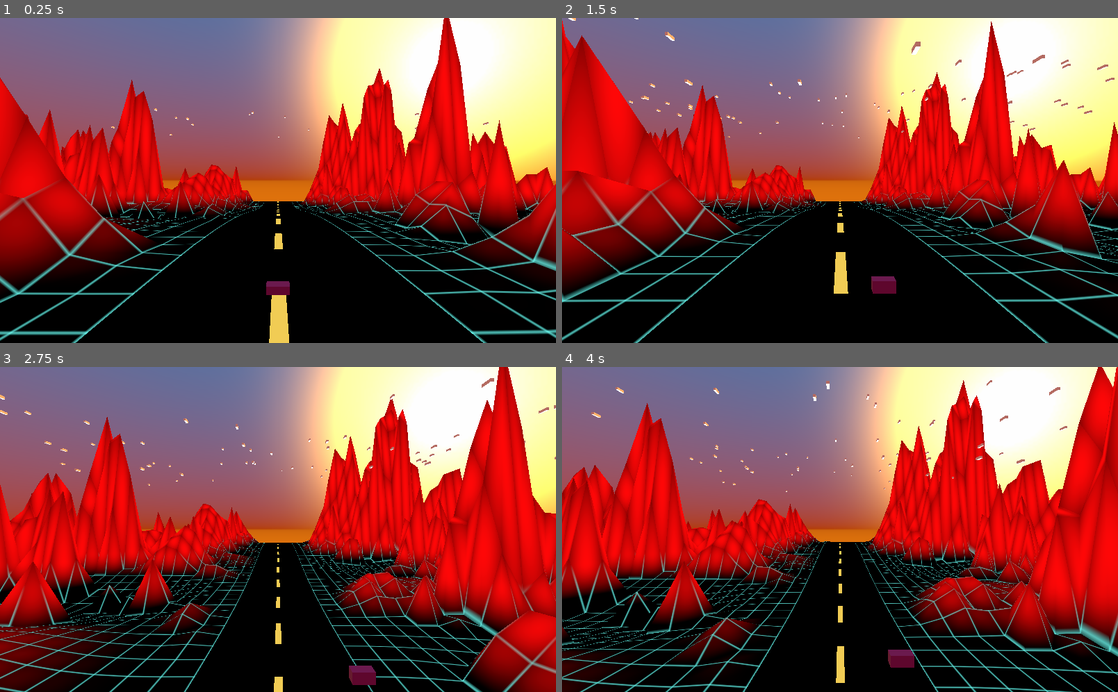
Above: before the commit, frames 1-4 (two rows, left to right).
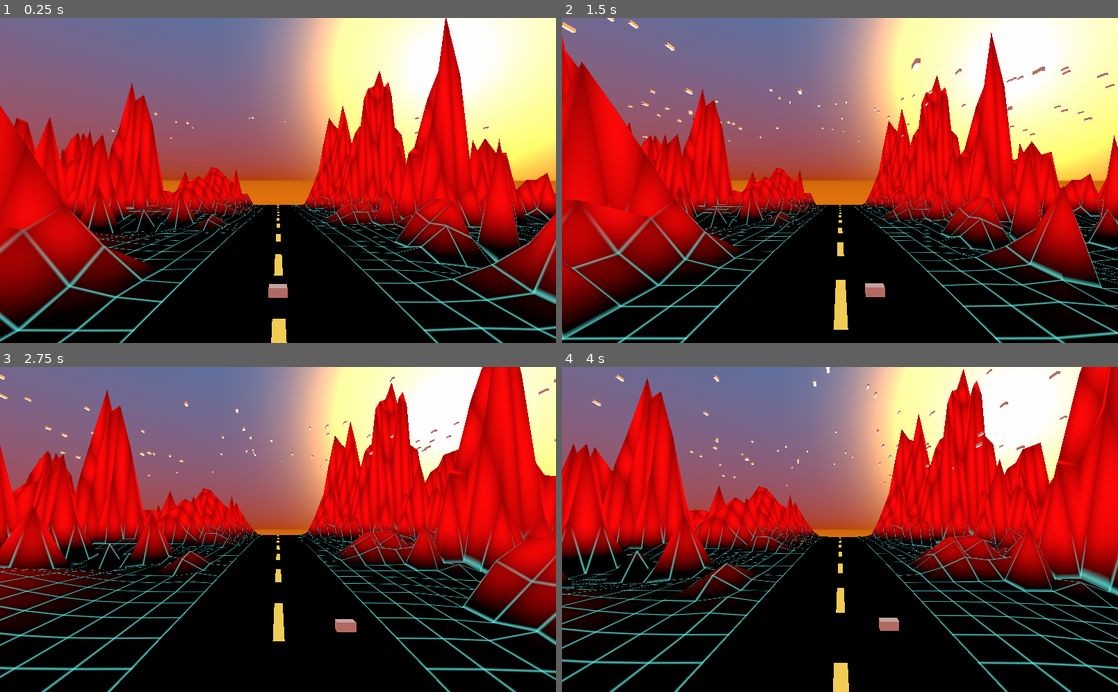
Above: after the commit, the same moments.

Repository: ilyaev/godot-synthwave-rider
Game: Godot game, scene res://World.tscn
Same seed, same stepped clock (60 frames per second), same inputs: the game is played once before the commit and once after it.
Inputs:
- Up to frame 1 (0.25 s): no input
- Up to frame 2 (1.5 s): hold Right (ui_right) 0.53-1.28 s; hold Down (ui_down) from 1.28 s (still down)
- Up to frame 3 (2.75 s): release Down (ui_down) at 2.03 s; hold Right (ui_right) from 2.03 s (still down)
- Up to frame 4 (4 s): release Right (ui_right) at 2.78 s; hold Up (ui_up) 2.78-3.53 s; hold Left (ui_left) from 3.53 s (still down)

The runs differ from the first frame. In frame 1, 26% of the frame differs, in the area x 0-100%, y 0-100%; in frame 2, 28%; in frame 3, 43%; in frame 4, 41%.

Commit message:
fix: wave camera/ship synchronization

Diff:
--- a/World.gd
+++ b/World.gd
@@ -6,6 +6,7 @@
 var ship
 var maxSpeed = 50
 var camera
+var waveYdistortion
 
 func _ready():
 	ship = $Ship
@@ -26,8 +27,12 @@
 		velocity.y = min(0, velocity.y + .2)
 
 	coords += velocity * delta
+
+	waveYdistortion = $Wave.waveYdistortion
+
 	ship.transform.origin.x = coords.x
-	ship.transform.origin.y = 1 - sin((coords.y - 2) / 10)*.1
+	ship.transform.origin.y = sin((17 - coords.y) / waveYdistortion) + .2
+	camera.transform.origin.y = sin((21 - coords.y) / waveYdistortion) + 2.5
 
 func getCoords():
 	return coords
--- a/World.tscn
+++ b/World.tscn
@@ -16,13 +16,12 @@
 tangential_accel = 0.5
 tangential_accel_random = 0.67
 
-[sub_resource type="CubeMesh" id=4]
+[sub_resource type="CubeMesh" id=2]
 size = Vector3( 0.2, 0.6, 0.2 )
 
-[sub_resource type="CubeMesh" id=1]
+[sub_resource type="CubeMesh" id=3]
 
-[sub_resource type="SpatialMaterial" id=2]
-albedo_color = Color( 0.52549, 0.00392157, 0.494118, 1 )
+[sub_resource type="SpatialMaterial" id=4]
 
 [node name="Spatial" type="Spatial"]
 script = ExtResource( 3 )
@@ -30,6 +29,7 @@
 [node name="Camera" type="Camera" parent="."]
 transform = Transform( 1, 0, 0, 0, 1, 0, 0, 0, 1, 0, 2, 21 )
 environment = ExtResource( 4 )
+current = true
 script = ExtResource( 1 )
 
 [node name="Wave" parent="." instance=ExtResource( 5 )]
@@ -42,11 +42,14 @@
 amount = 120
 lifetime = 3.0
 speed_scale = 2.0
-process_material = SubResource( 3 )
-draw_pass_1 = SubResource( 4 )
+process_material = SubResource( 1 )
+draw_pass_1 = SubResource( 2 )
 
 [node name="Ship" type="MeshInstance" parent="."]
-transform = Transform( 0.2, 0, 0, 0, 0.1, 0, 0, 0, 0.1, 0, 1, 18 )
-mesh = SubResource( 1 )
-material/0 = SubResource( 2 )
+transform = Transform( 0.2, 0, 0, 0, 0.1, 0, 0, 0, 0.1, 0, 0, 17 )
+mesh = SubResource( 3 )
+material/0 = SubResource( 4 )
 script = ExtResource( 2 )
+
+[node name="Camera2" type="Camera" parent="."]
+transform = Transform( 0.173648, 0.0566895, 0.983175, 0, 0.998342, -0.057564, -0.984808, 0.00999589, 0.17336, 4.34907, 1.86109, 17.8197 )
--- a/components/wave/SynthWave.shader
+++ b/components/wave/SynthWave.shader
@@ -12,6 +12,8 @@
 uniform vec4 base_color : hint_color;
 uniform bool base_color_show;
 uniform vec4 road_color : hint_color;
+uniform float waveYdistortion : hint_range(0, 100);
+uniform float waveXdistortion : hint_range(0, 100);
 
 float N21(vec2 p) {
     return fract(sin(p.x*223.32+p.y*5677.)*4332.23);
@@ -36,10 +38,13 @@
 
     vec2 distortion = vec2(0.);
 
-    distortion.y = sin((VERTEX.z - pos) / 10.);
-    // distortion.y += texture(noise_major, (vec2((VERTEX.z - pos), .1))).r;
+    if (waveYdistortion != 0.) {
+        distortion.y = sin((VERTEX.z - t) / waveYdistortion);
+    }
 
-    // distortion.x = sin((VERTEX.z - pos) / 10.); // + TIME * 0.) * sin(TIME);
+    if (waveXdistortion != 0.) {
+        distortion.x = sin((VERTEX.z - pos) / waveXdistortion);
+    }
 
     VERTEX.xy += distortion;
 
--- a/components/wave/Wave.gd
+++ b/components/wave/Wave.gd
@@ -1,4 +1,7 @@
 extends MeshInstance
+
+export var waveYdistortion = 15;
+export var waveXdistortion = 0;
 
 var pos = 0;
 var glPos = 0.0;
@@ -35,21 +38,14 @@
 	else:
 		rot -= rotA;
 
-
-
-
-
 	var cameraShift = Vector3(0, -sin((pos - 1)/10), fmod(pos, step));
 
-	# camera.rotation = Vector3(0,0,rot);
 	camera.transform.origin = cameraStart - cameraShift;
 	wind.transform.origin = windStart - cameraShift;
 	ship.transform.origin = shipStart - cameraShift;
 
-	# get_surface_material(0).set_shader_param('pos', floor(pos / step));
-	print('Y:', pos)
 	get_surface_material(0).set_shader_param('pos', floor(pos / step));
+	get_surface_material(0).set_shader_param('waveYdistortion', waveYdistortion);
+	get_surface_material(0).set_shader_param('waveXdistortion', waveXdistortion);
 
-	# var shift = speed * delta;
-	# pos += shift
 	pos = get_parent().getCoords().y
--- a/components/wave/Wave.tscn
+++ b/components/wave/Wave.tscn
@@ -19,26 +19,26 @@
 seamless = true
 noise = SubResource( 2 )
 
-[sub_resource type="OpenSimplexNoise" id=7]
+[sub_resource type="OpenSimplexNoise" id=4]
 seed = 17
 octaves = 4
 period = 71.3
 persistence = 0.776
 lacunarity = 2.03
 
-[sub_resource type="NoiseTexture" id=8]
+[sub_resource type="NoiseTexture" id=5]
 width = 128
 height = 128
 seamless = true
-noise = SubResource( 7 )
+noise = SubResource( 4 )
 
-[sub_resource type="Curve" id=4]
+[sub_resource type="Curve" id=6]
 _data = [ Vector2( 0.350877, 1 ), 0.0, -13.8649, 0, 0, Vector2( 0.459064, 0 ), 0.0, 0.0, 0, 0, Vector2( 0.546784, 0 ), -0.035826, -0.035826, 0, 0, Vector2( 0.672515, 0.986487 ), 13.6723, 0.0, 0, 0 ]
 
-[sub_resource type="CurveTexture" id=5]
-curve = SubResource( 4 )
+[sub_resource type="CurveTexture" id=7]
+curve = SubResource( 6 )
 
-[sub_resource type="ShaderMaterial" id=6]
+[sub_resource type="ShaderMaterial" id=8]
 shader = ExtResource( 1 )
 shader_param/pos = 1.0
 shader_param/size = Vector2( 61, 41 )
@@ -48,12 +48,13 @@
 shader_param/base_color = Color( 1, 0.0313726, 0.0313726, 1 )
 shader_param/base_color_show = true
 shader_param/road_color = Color( 0.94902, 0.803922, 0.333333, 1 )
+shader_param/waveYdistortion = 0.0
+shader_param/waveXdistortion = 0.0
 shader_param/noise = SubResource( 3 )
-shader_param/noise_major = SubResource( 8 )
-shader_param/road = SubResource( 5 )
+shader_param/noise_major = SubResource( 5 )
+shader_param/road = SubResource( 7 )
 
 [node name="MeshInstance" type="MeshInstance"]
-transform = Transform( 1, 0, 0, 0, 1, 0, 0, 0, 1, 0, 0, 0 )
 mesh = SubResource( 1 )
-material/0 = SubResource( 6 )
+material/0 = SubResource( 8 )
 script = ExtResource( 2 )
Not shown: 1 places in World.tscn that only renumber resources
